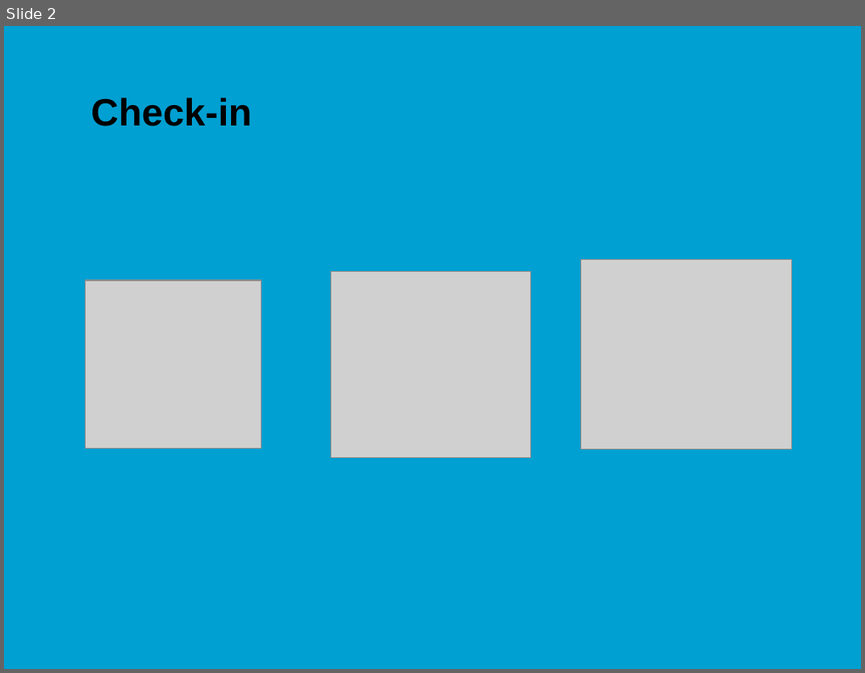
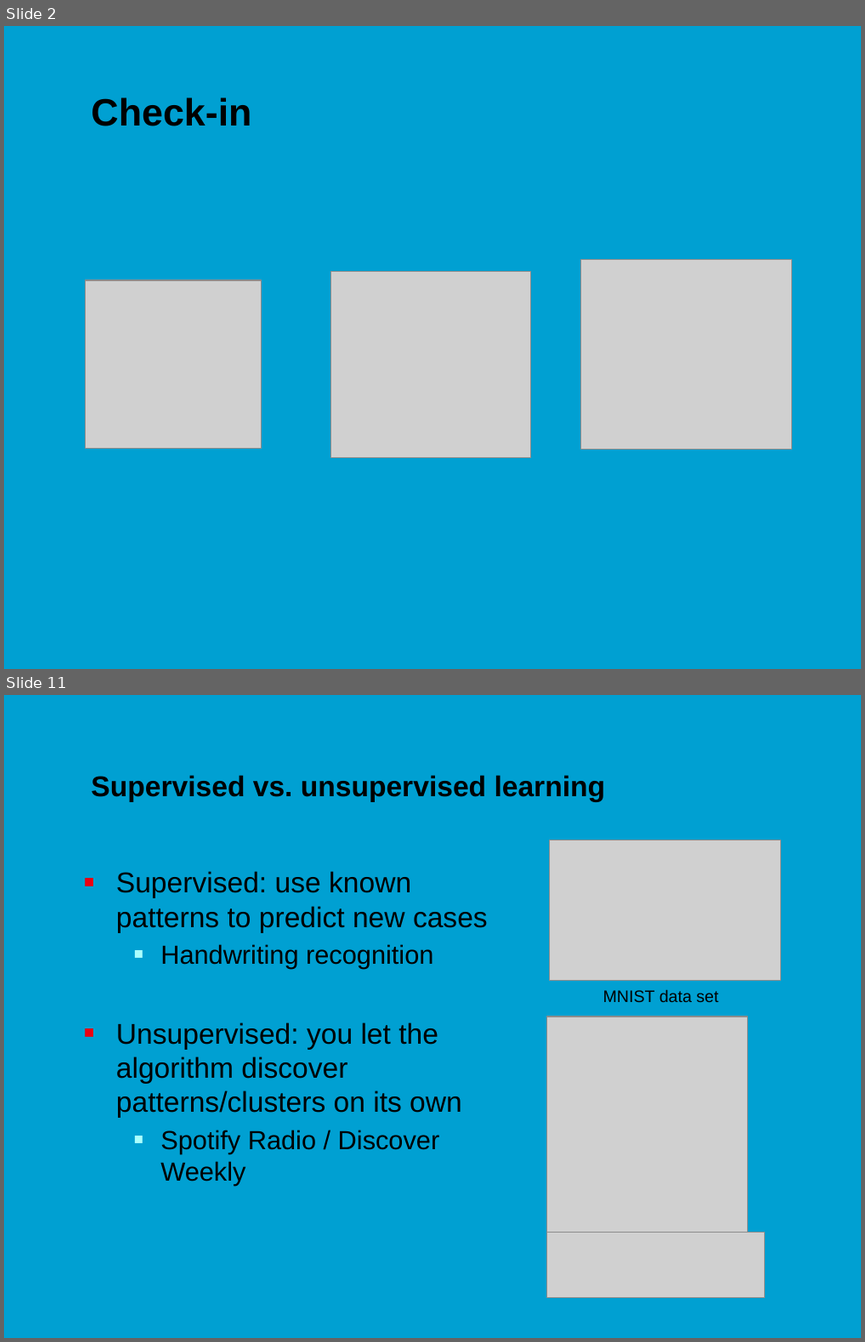
Before and after one commit to jonasmoons/data-driven-learning, a slide deck: slides/ddl-w7l1.pptx. Shown one above the other, each under a label of ours: slide 2 before the commit, slides 2 and 11 after it; the slides between them are not shown. The pictures are 865x673 and 865x1342 pixels, drawn with LibreOffice and Linux fonts; fonts in the diff are those of the drawing; grey boxes stand for pictures; background and template pictures are left out. Boxes give left, top, right and bottom in pixels: in the first picture for what was removed or moved away, otherwise in the second. Text is boxed around its words. In the diff, an @@ line names an element or a change of style, - is before the commit and + after.

```diff
--- a/slides/ddl-w7l1.pptx
+++ b/slides/ddl-w7l1.pptx
@@ slide 11 added at box(4, 695, 861, 1338), background picture (left out) @@
@@ title added at box(91, 775, 606, 802), 24 pt, text #000000, bold @@
+Supervised vs. unsupervised learning
@@ picture added at box(549, 839, 780, 981) @@
@@ text added at box(116, 871, 488, 1185), 24 pt, text #000000 @@
+■ Supervised: use known patterns to predict new cases
+  ■ Handwriting recognition
+■ Unsupervised: you let the algorithm discover patterns/clusters on its own
+  ■ Spotify Radio / Discover Weekly
@@ text added at box(603, 989, 718, 1002), 14 pt, text #000000 @@
+MNIST data set
@@ picture added at box(547, 1016, 748, 1232) @@
@@ picture added at box(547, 1232, 765, 1298) @@
```
Also in this commit, not shown: 2 slides changed, 16 other slides added, 2 slides removed, 41 other files.
